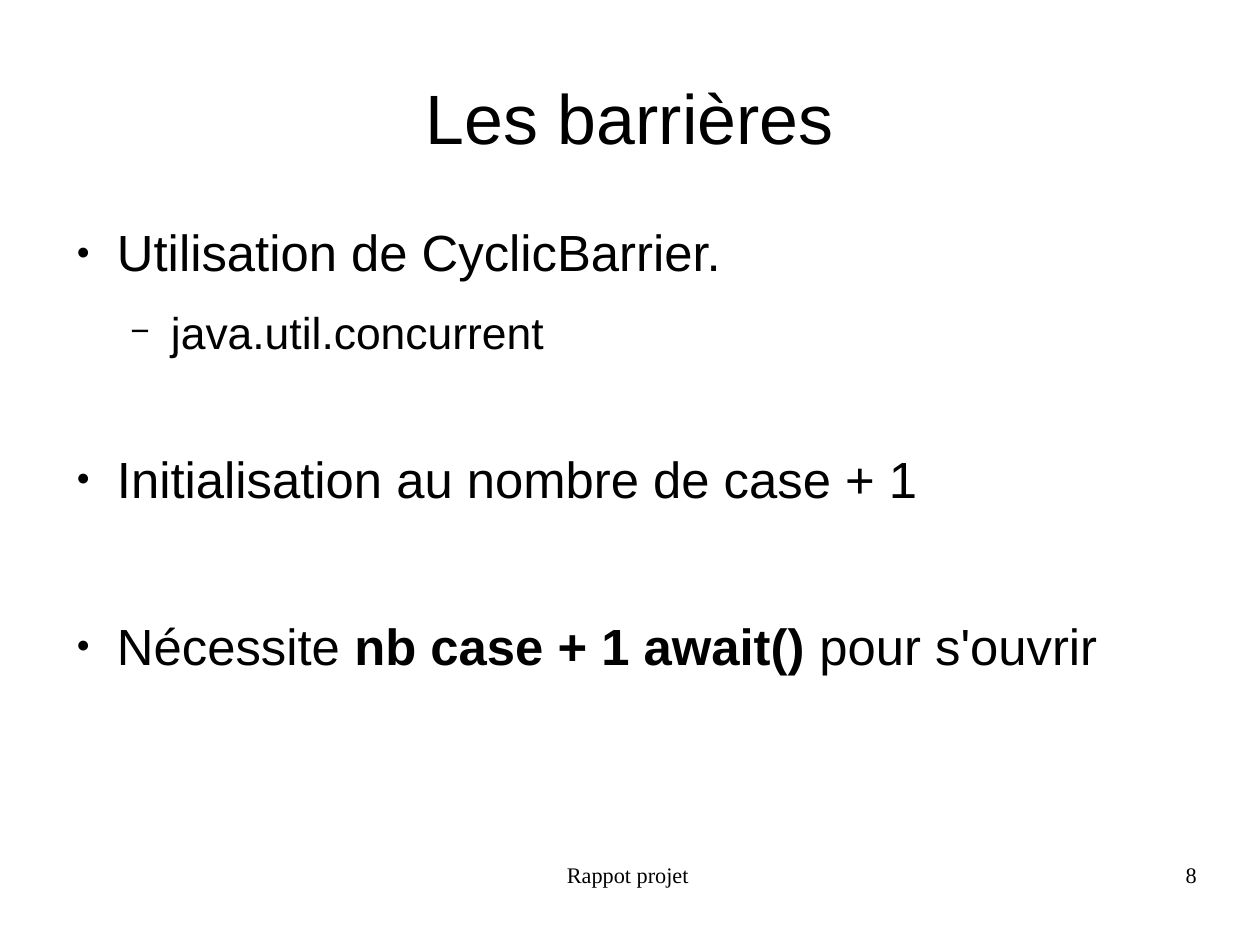
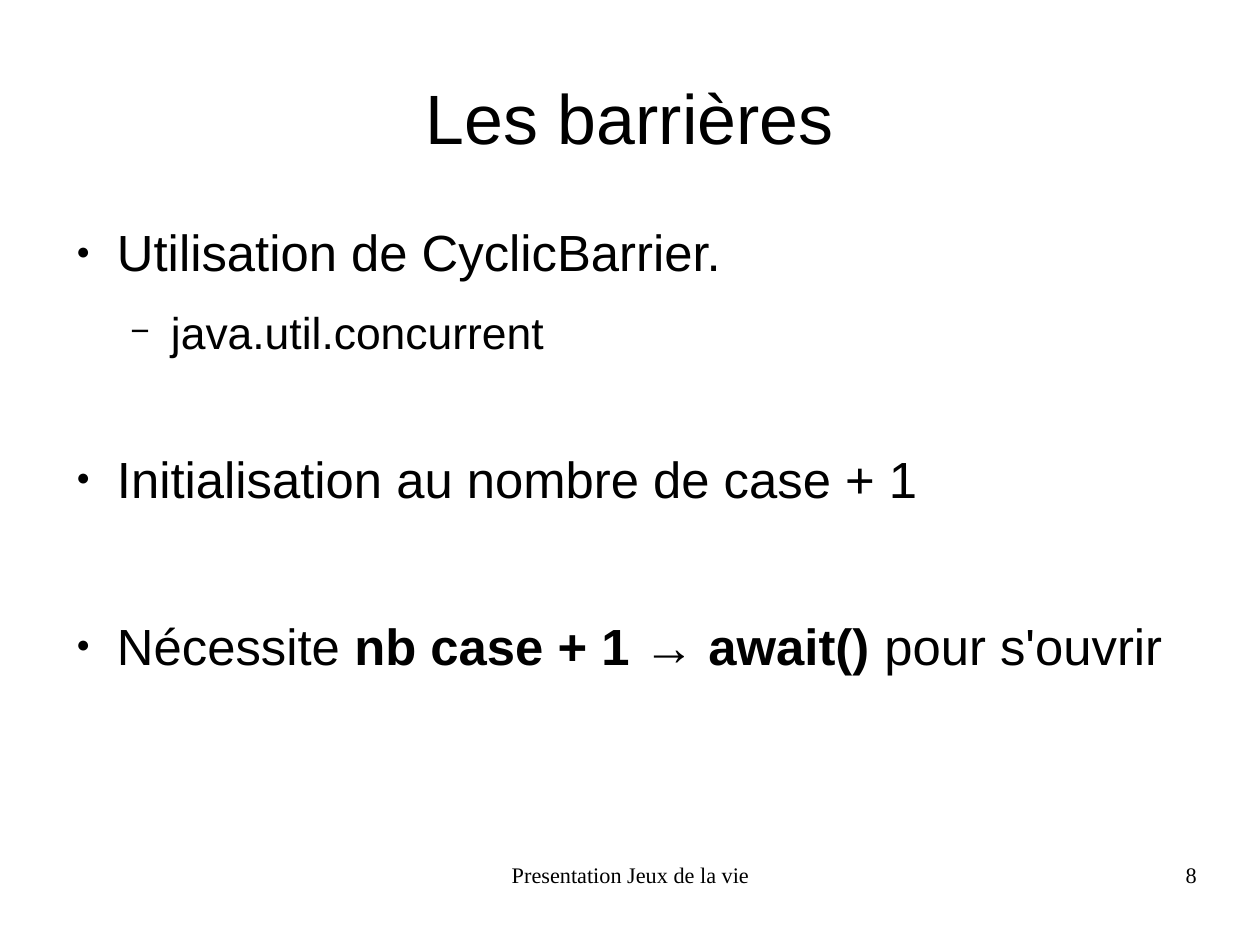
Before and after one commit to FabienInspiron/lifegame, a slide deck: slide 8 of Rapport/Presentation.odp. Drawn at 1260x945 pixels with LibreOffice and Linux fonts; fonts in the diff are those of the drawing. Boxes give left, top, right and bottom in pixels: in the first picture for what was removed or moved away, otherwise in the second. Text is boxed around its words. In the diff, an @@ line names an element or a change of style, - is before the commit and + after.

```diff
--- a/Rapport/Presentation.odp
+++ b/Rapport/Presentation.odp
@@ text at (117, 627, 1162, 675): text changed @@
-● Nécessite nb case + 1 await() pour s'ouvrir
+● Nécessite nb case + 1 → await() pour s'ouvrir
@@ text at (512, 867, 749, 884): text changed @@
-Rappot projet
+Presentation Jeux de la vie
```
Also in this commit, not shown: 10 other slides changed, 4 slides added, 1 slide removed, 8 other files.
